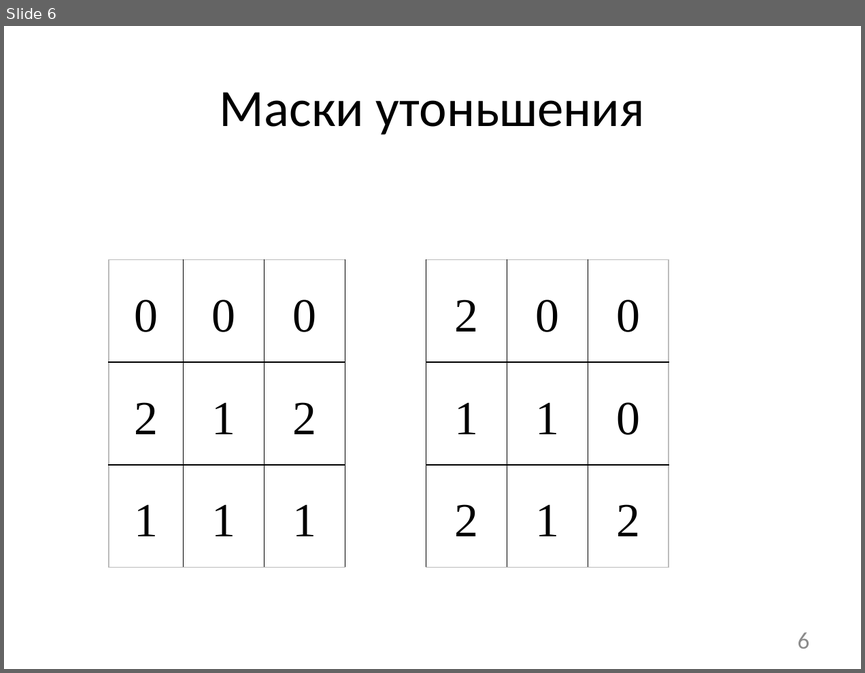
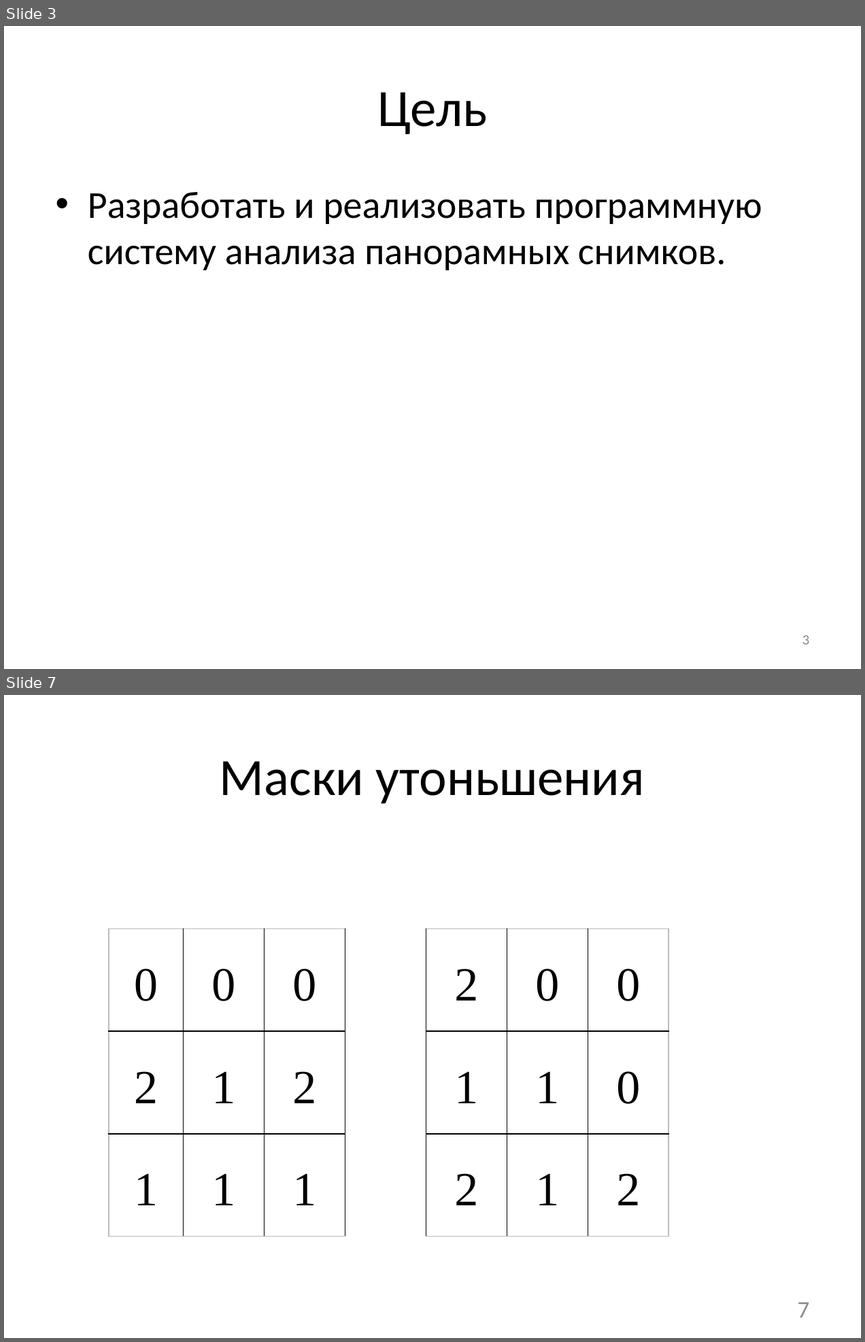
Before and after one commit to NecroArt/Diploma, a slide deck: docs/parts/conference.pptx. Shown one above the other, each under a label of ours: slide 6 before the commit, slides 3 and 7 after it; the slides between them are not shown. The pictures are 865x673 and 865x1342 pixels, drawn with LibreOffice and Linux fonts; fonts in the diff are those of the drawing. Boxes give left, top, right and bottom in pixels: in the first picture for what was removed or moved away, otherwise in the second. Text is boxed around its words. In the diff, an @@ line names an element or a change of style, - is before the commit and + after.

```diff
--- a/docs/parts/conference.pptx
+++ b/docs/parts/conference.pptx
@@ slide 3 added at bbox=[4, 26, 861, 669], background #FFFFFF @@
@@ title added at bbox=[377, 92, 487, 134], 44 pt, text #000000 @@
+Цель
@@ text added at bbox=[88, 192, 762, 270], 32 pt, text #000000 @@
+• Разработать и реализовать программную систему анализа панорамных снимков.
@@ page number added at bbox=[802, 635, 810, 644], 12 pt, text #8C8C8C @@
+3
@@ what was slide 6 is now slide 7 @@
@@ page number at bbox=[798, 1302, 810, 1317]: text changed @@
-6
+7
```
Also in this commit, not shown: 9 slides changed, 6 other slides added, 7 other files.
